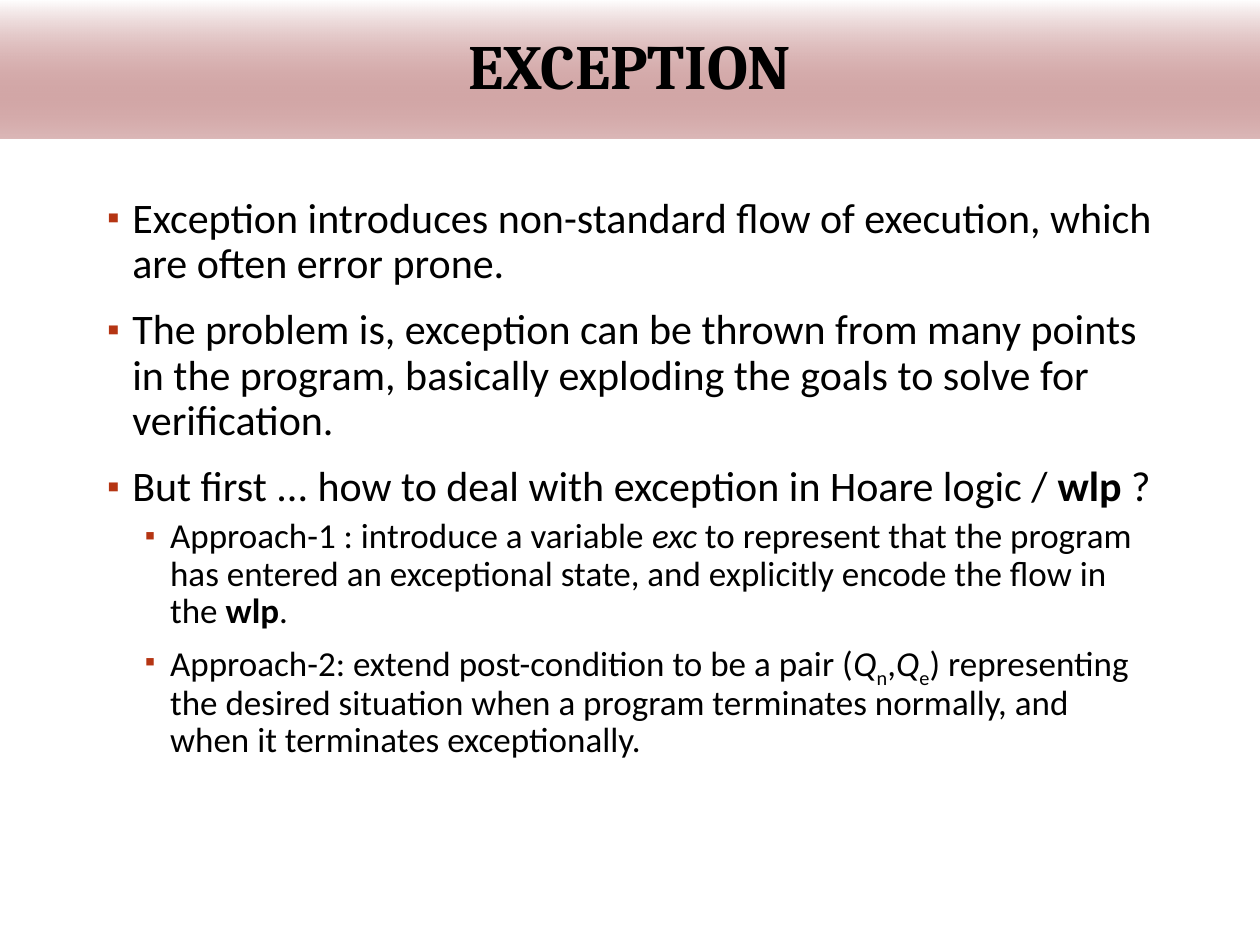
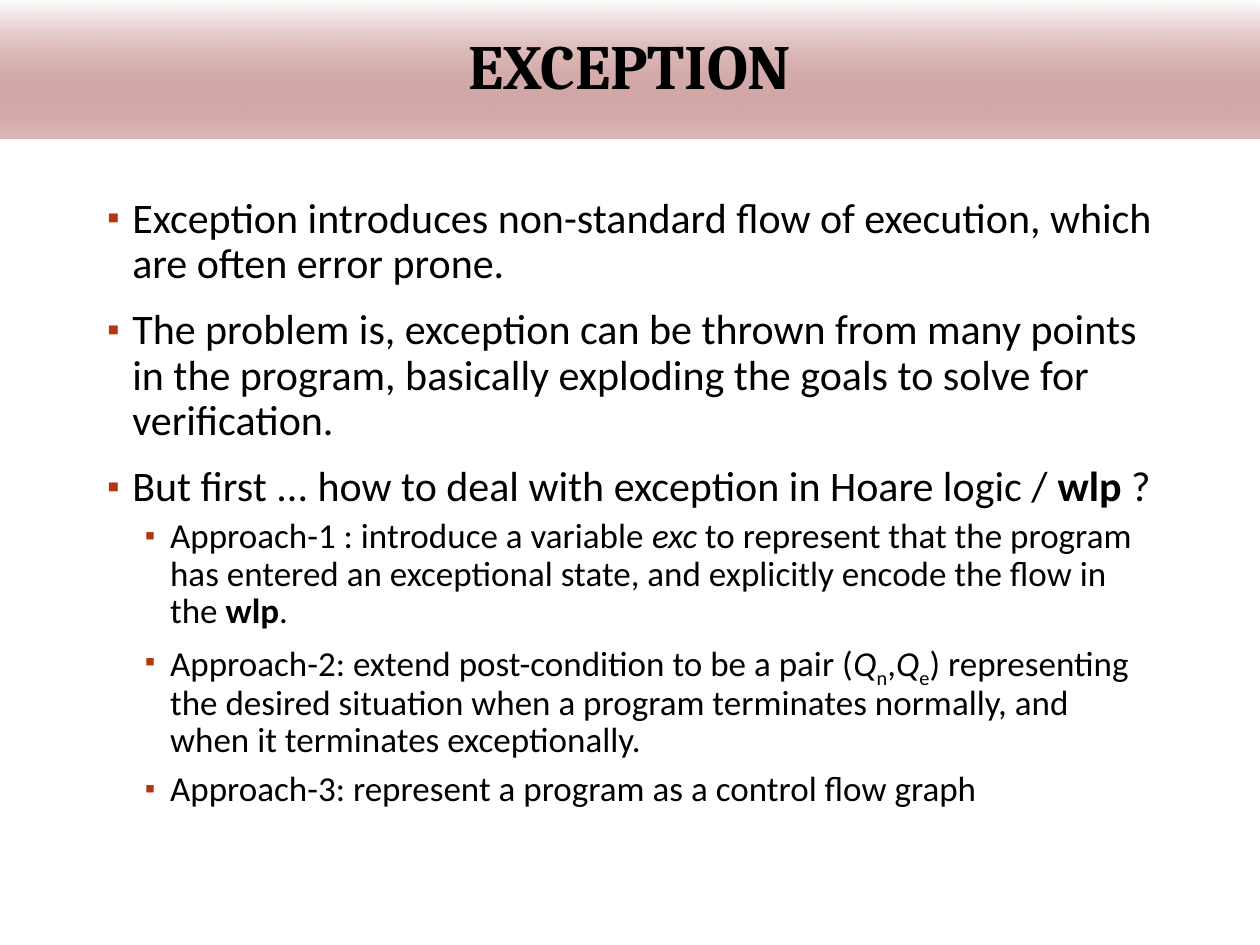
Before and after one commit to wooshrow/infopv, a slide deck: slide 64 of slides/PV_hoare.pptx. Drawn at 1260x945 pixels with LibreOffice and Linux fonts; fonts in the diff are those of the drawing; background and template pictures are left out. Boxes give left, top, right and bottom in pixels: in the first picture for what was removed or moved away, otherwise in the second. Text is boxed around its words. In the diff, an @@ line names an element or a change of style, - is before the commit and + after.

```diff
--- a/slides/PV_hoare.pptx
+++ b/slides/PV_hoare.pptx
@@ text at <box>170,776,977,807</box>: paragraph added @@
+  ▪ Approach-3: represent a program as a control flow graph
```
Also in this commit, not shown: 4 other slides changed, 3 other files.
